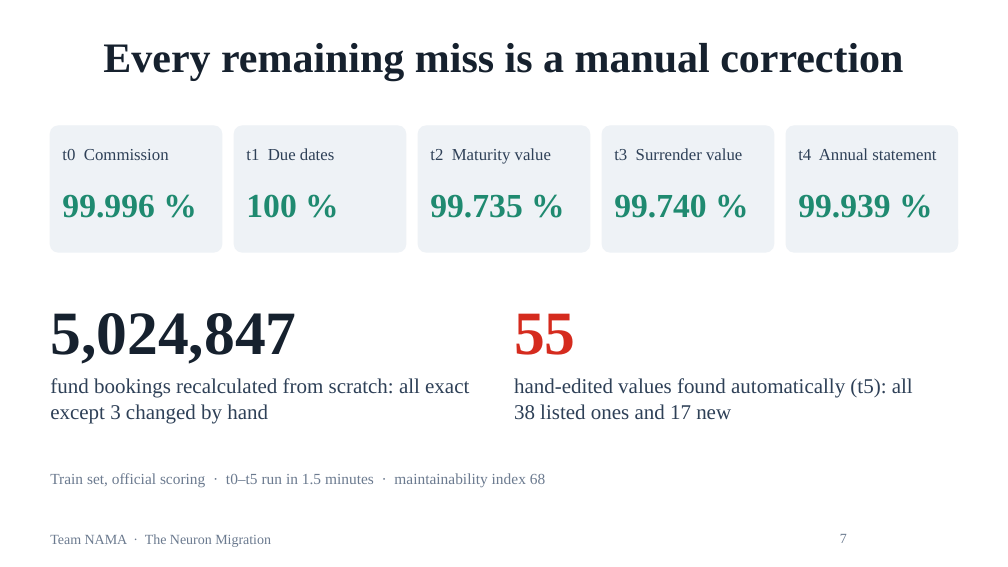
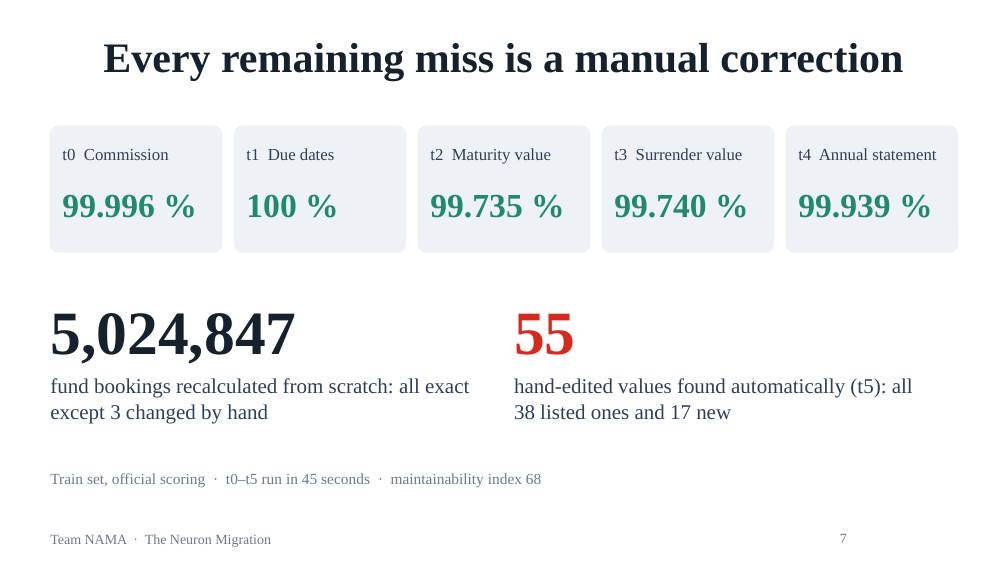
Before and after one commit to mj-amin-ece/Lifeware-Challenge, a slide deck: slide 7 of presentation/NAMA_Neuron_Migration.pptx. Drawn at 1008x567 pixels with LibreOffice and Linux fonts; fonts in the diff are those of the drawing; background and template pictures are left out. Boxes give left, top, right and bottom in pixels: in the first picture for what was removed or moved away, otherwise in the second. Text is boxed around its words. In the diff, an @@ line names an element or a change of style, - is before the commit and + after.

Commit message:
Speed up all tasks from 101 s to 45 s, results unchanged
Profiling showed four hot spots; each fix keeps every result identical
(t0-t5 and t7 compared value by value with the previous run):

- legacy_formats: parse integers and dates with pyarrow instead of
  pd.to_numeric; impossible dates found arithmetically (15.0 s -> 4.1 s
  for all 27 tables, identical output).
- rules.add_months replaces dateutil in the monthly loops (tested equal on
  one million cases); the entry age is computed once per policy.
- statement and premiums read plain lists or only the needed columns
  instead of whole pandas rows (t4 10.9 s -> 2.2 s).
- accounting.unit_history keeps the units of every position by date, so a
  valuation no longer re-adds 6.8 million bookings (t7 11.8 s -> 2.5 s).

Report, deck, video script and README updated to the new runtime.

```diff
--- a/presentation/NAMA_Neuron_Migration.pptx
+++ b/presentation/NAMA_Neuron_Migration.pptx
@@ text at [50, 473, 541, 488]: text changed @@
-Train set, official scoring · t0–t5 run in 1.5 minutes · maintainability index 68
+Train set, official scoring · t0–t5 run in 45 seconds · maintainability index 68
```
Also in this commit, not shown: 14 other files.
